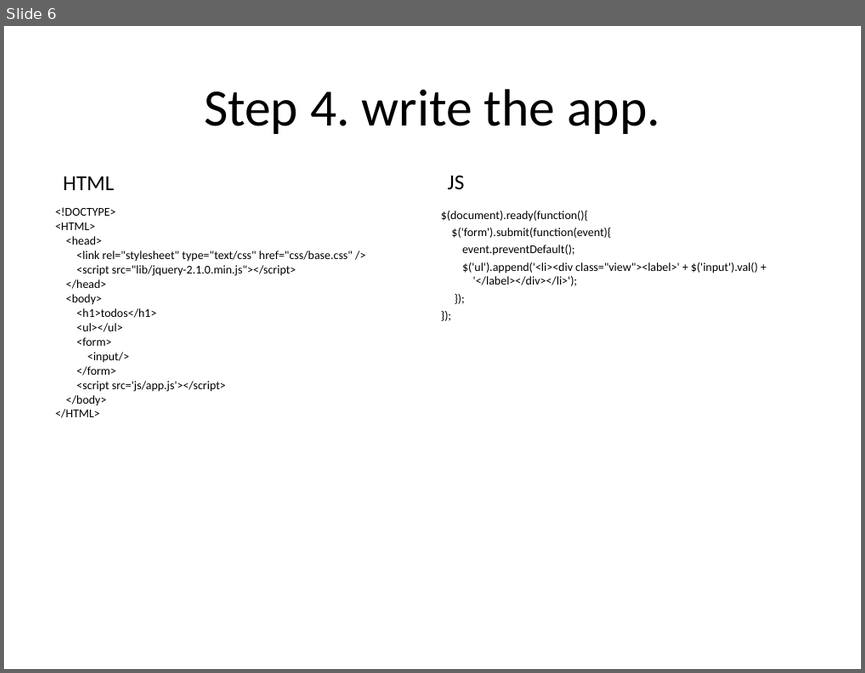
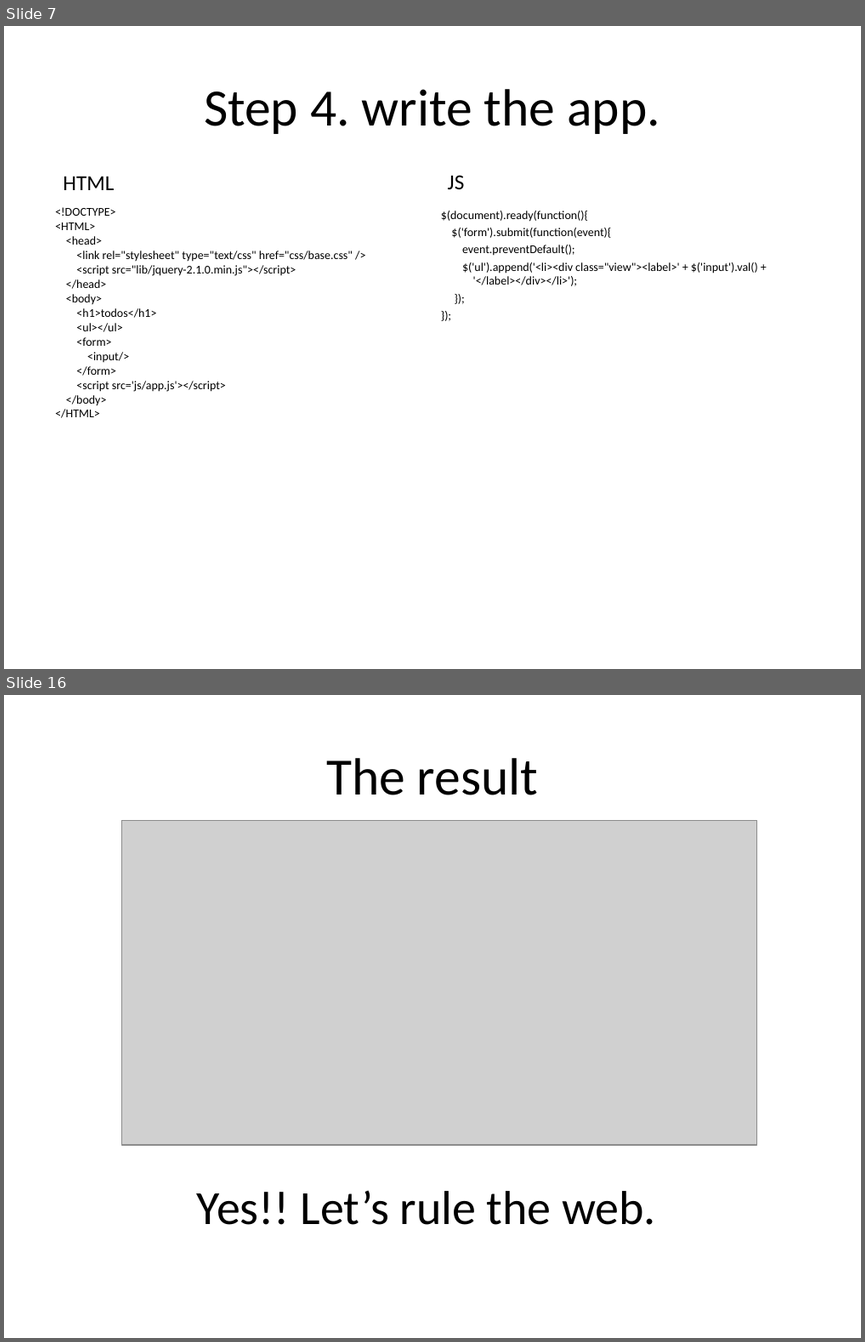
Before and after one commit to ov0364/xp2014_todos, a slide deck: Storyboarding meets BDD.ppt. Shown one above the other, each under a label of ours: slide 6 before the commit, slides 7 and 16 after it; the slides between them are not shown. The pictures are 865x673 and 865x1342 pixels, drawn with LibreOffice and Linux fonts; fonts in the diff are those of the drawing; grey boxes stand for pictures. Boxes give left, top, right and bottom in pixels: in the first picture for what was removed or moved away, otherwise in the second. Text is boxed around its words. In the diff, an @@ line names an element or a change of style, - is before the commit and + after.

```diff
--- a/Storyboarding meets BDD.ppt
+++ b/Storyboarding meets BDD.ppt
@@ slide 16 added at (x1=4, y1=695, x2=861, y2=1338), background #FFFFFF @@
@@ title added at (x1=326, y1=758, x2=538, y2=795), 44 pt, text #000000 @@
+The result
@@ picture added at (x1=122, y1=821, x2=757, y2=1145) @@
@@ text added at (x1=197, y1=1190, x2=656, y2=1225), 40 pt, text #000000 @@
+Yes!! Let’s rule the web.
@@ what was slide 6 is now slide 7 @@
```
Also in this commit, not shown: 9 slides changed, 5 other slides added, 1 slide removed, 10 other files.
